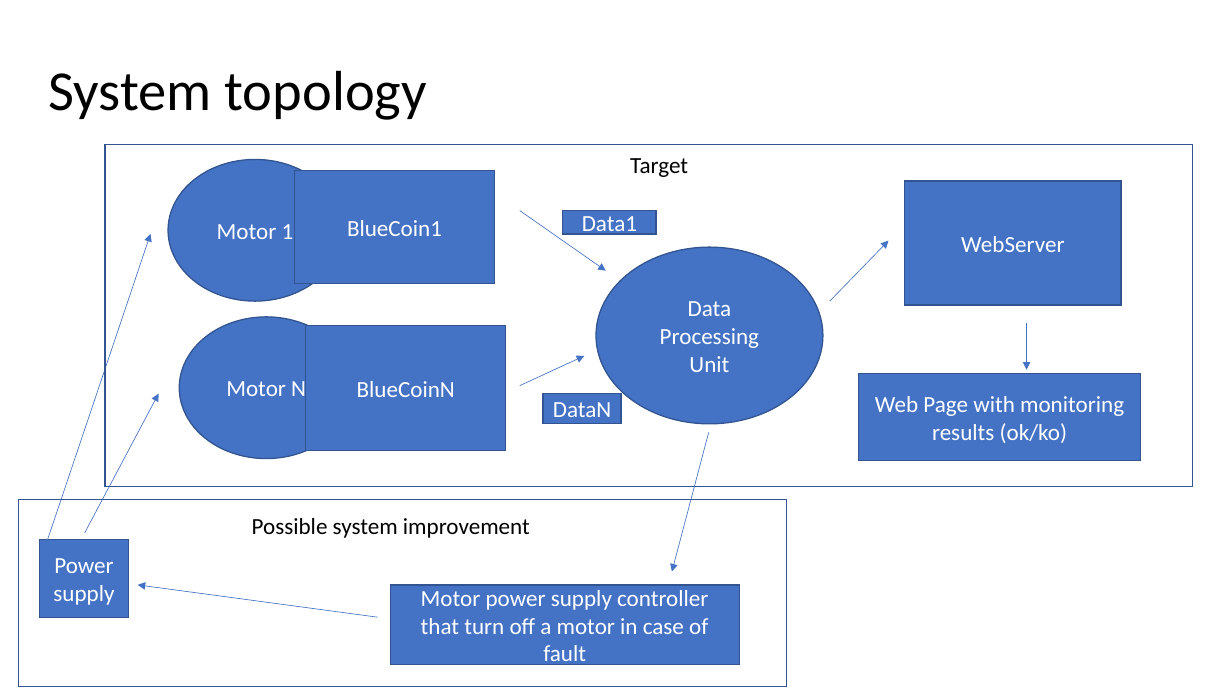
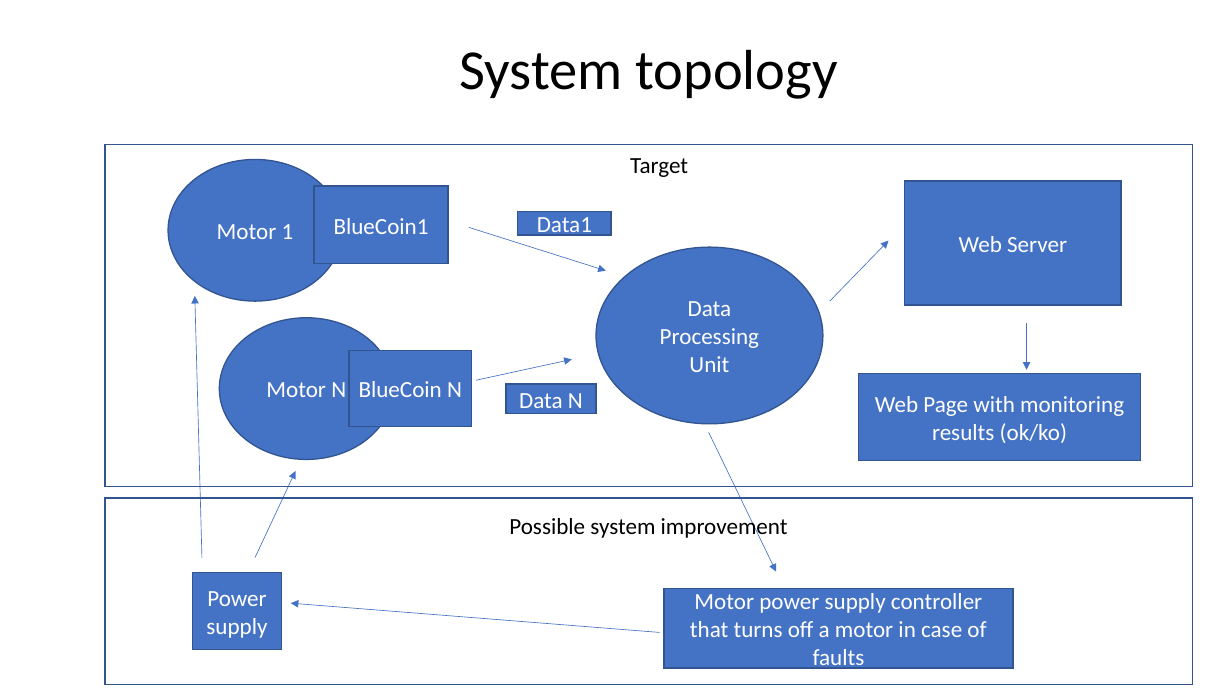
Before and after one commit to urzino/FanMonitoringBlueCoin, a slide deck: slide 10 of Pervasive_presentation_Milestone1_group8.pptx. Drawn at 1232x693 pixels with LibreOffice and Linux fonts; fonts in the diff are those of the drawing. Boxes give left, top, right and bottom in pixels: in the first picture for what was removed or moved away, otherwise in the second. Text is boxed around its words. In the diff, an @@ line names an element or a change of style, - is before the commit and + after.

```diff
--- a/Pervasive_presentation_Milestone1_group8.pptx
+++ b/Pervasive_presentation_Milestone1_group8.pptx
@@ title "System topology": place and size @@
-title "System topology" at [49,70,427,120]
+title "System topology" at [459,49,837,99]
@@ title "System topology" at [459,49,837,99]: alignment left to centre @@
@@ rectangle "BlueCoin1": place and size @@
-rectangle "BlueCoin1" at [295,170,495,284]
+rectangle "BlueCoin1" at [314,186,448,263]
@@ arrow moved from (519, 211) - (606, 271) to (470, 227) - (606, 271) @@
@@ rectangle "Data1": place and size @@
-rectangle "Data1" at [563,211,656,234]
+rectangle "Data1" at [518,212,611,235]
@@ text in rectangle at [959,236,1067,252]: spaces changed @@
-WebServer
+Web Server
@@ arrow moved from (47, 540) - (151, 234) to (202, 557) - (195, 296) @@
@@ ellipse "Motor N": place and size @@
-ellipse "Motor N" at [179,317,353,458]
+ellipse "Motor N" at [219,318,393,459]
@@ rectangle "BlueCoin N": place and size @@
-rectangle "BlueCoin N" at [306,325,506,450]
+rectangle "BlueCoin N" at [349,350,472,426]
@@ text in rectangle at [359,381,462,397]: spaces changed @@
-BlueCoinN
+BlueCoin N
@@ arrow moved from (519, 385) - (584, 356) to (476, 381) - (572, 360) @@
@@ rectangle "Data N": place and size @@
-rectangle "Data N" at [543,394,621,423]
+rectangle "Data N" at [506,384,596,414]
@@ text in rectangle at [519,393,583,414]: spaces changed @@
-DataN
+Data N
@@ arrow moved from (709, 433) - (672, 572) to (709, 433) - (776, 572) @@
@@ arrow moved from (85, 533) - (159, 394) to (255, 557) - (296, 471) @@
@@ rectangle: place and size @@
-rectangle at [18,500,787,687]
+rectangle at [105,498,1193,685]
@@ text "Possible system improvement" rewrapped from [252,518,530,538] to [509,515,788,541] @@
@@ rectangle "Power supply": place and size @@
-rectangle "Power supply" at [40,540,128,617]
+rectangle "Power supply" at [192,573,281,651]
@@ rectangle "Motor power supply controller that ...": place and size @@
-rectangle "Motor power supply controller that ..." at [390,585,739,665]
+rectangle "Motor power supply controller that ..." at [665,589,1014,668]
@@ text in rectangle at [690,593,986,671]: text changed @@
-Motor power supply controller that turn off a motor in case of fault
+Motor power supply controller that turns off a motor in case of faults
@@ arrow moved from (378, 617) - (138, 585) to (660, 632) - (291, 604) @@
```
Also in this commit, not shown: 8 other slides changed.
